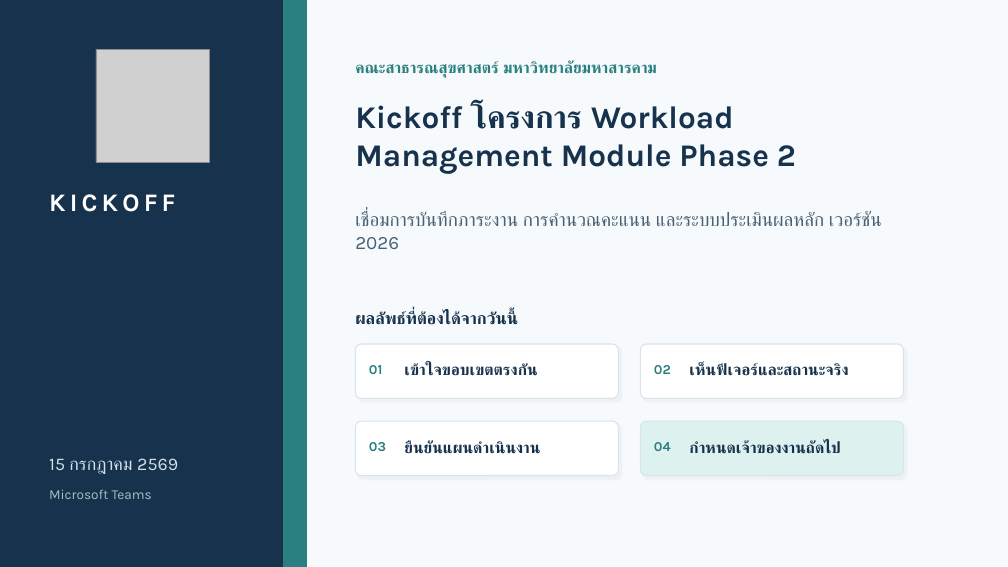
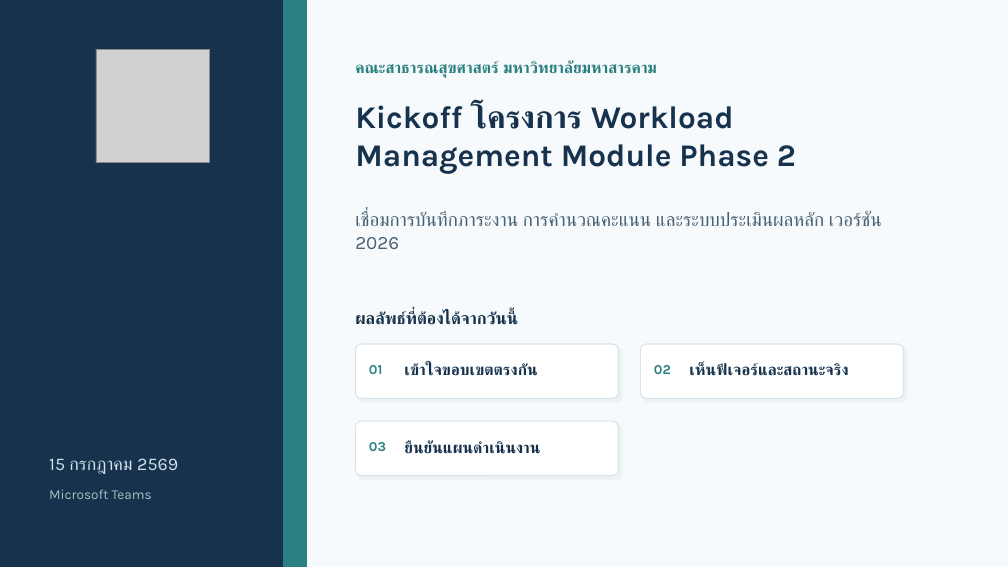
Before and after one commit to issenkku/issenkku-msu_eva-pass2, a slide deck: slide 1 of docs/kickoff/2026-07-15-kickoff-system-preview.pptx. Drawn at 1008x567 pixels with LibreOffice and Linux fonts; fonts in the diff are those of the drawing; grey boxes stand for pictures. Boxes give left, top, right and bottom in pixels: in the first picture for what was removed or moved away, otherwise in the second. Text is boxed around its words. In the diff, an @@ line names an element or a change of style, - is before the commit and + after.

Commit message:
docs: update five-slide kickoff presentation

```diff
--- a/docs/kickoff/2026-07-15-kickoff-system-preview.pptx
+++ b/docs/kickoff/2026-07-15-kickoff-system-preview.pptx
@@ text removed at <box>49,194,175,212</box> @@
-KICKOFF
@@ rounded rectangle removed at <box>640,421,904,476</box> @@
@@ text removed at <box>654,442,671,451</box> @@
-04
@@ text removed at <box>689,440,841,454</box> @@
-กำหนดเจ้าของงานถัดไป
```
Also in this commit, not shown: 3 other slides changed, 1 slide added, 2 slides removed, 1 other file.
